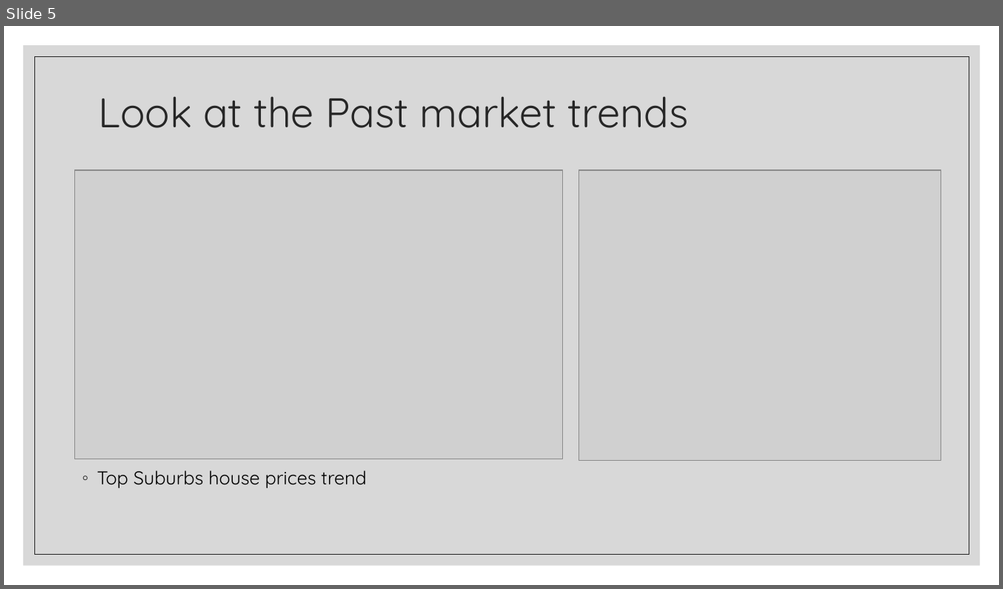
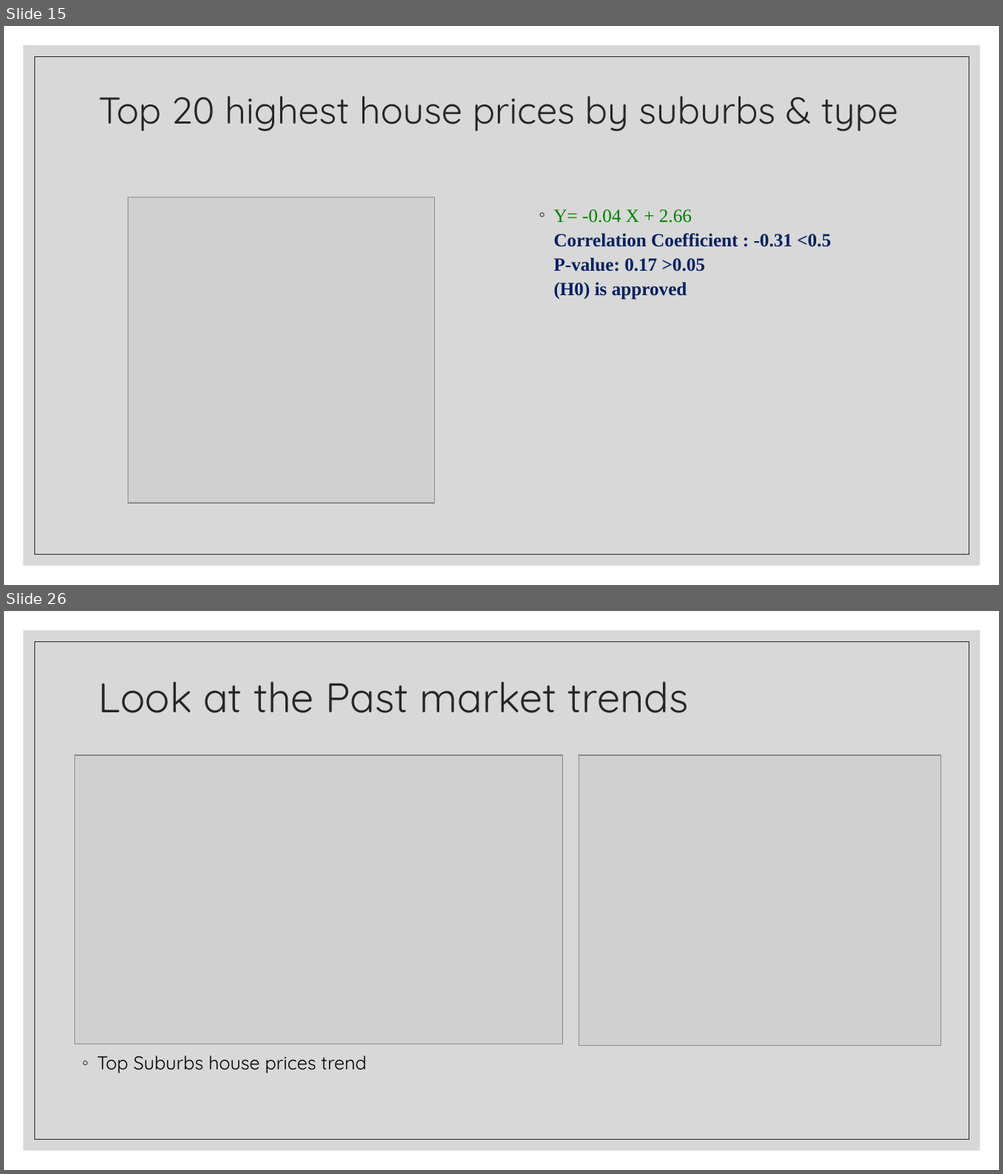
Before and after one commit to Franco1230/Data-Bootcamp-Project-1, a slide deck: Crime Rate Analysis/catherine part.pptx. Shown one above the other, each under a label of ours: slide 5 before the commit, slides 15 and 26 after it; the slides between them are not shown. The pictures are 1003x589 and 1003x1174 pixels, drawn with LibreOffice and Linux fonts; fonts in the diff are those of the drawing; grey boxes stand for pictures. Boxes give left, top, right and bottom in pixels: in the first picture for what was removed or moved away, otherwise in the second. Text is boxed around its words. In the diff, an @@ line names an element or a change of style, - is before the commit and + after.

```diff
--- a/Crime Rate Analysis/catherine part.pptx
+++ b/Crime Rate Analysis/catherine part.pptx
@@ slide 15 added at (x1=4, y1=26, x2=999, y2=585), background #FFFFFF; not listed: 2 template elements that a slide beside it also shows @@
@@ title added at (x1=99, y1=96, x2=898, y2=131), 36 pt, text #262626 @@
+Top 20 highest house prices by suburbs & type
@@ picture added at (x1=128, y1=198, x2=435, y2=503) @@
@@ text added at (x1=554, y1=210, x2=831, y2=300), 18 pt, text #002060, bold @@
+◦ Y= -0.04 X + 2.66
+  Correlation Coefficient : -0.31 <0.5
+  P-value: 0.17 >0.05
+  (H0) is approved
@@ what was slide 5 is now slide 26 @@
```
Also in this commit, not shown: 4 slides changed, 22 other slides added, 5 other files.
